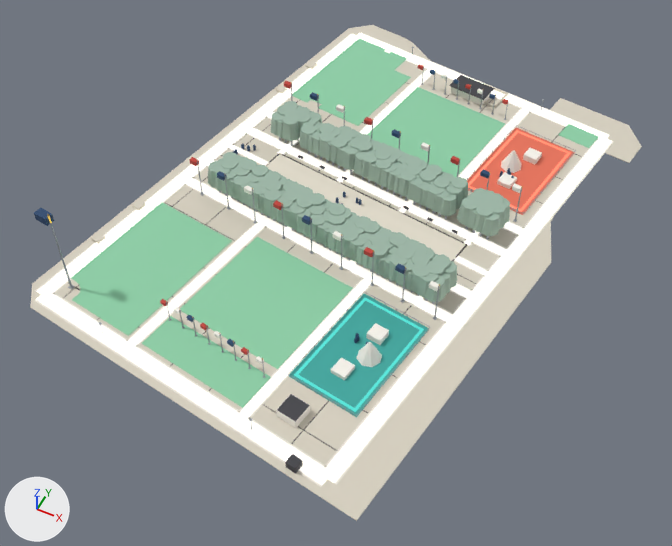
The glTF model artifacts/civic-center-plaza/optimize/mid.glb, before and after one commit.
Before and after are seen from a 50 mm camera at (89.0, -193.0, 208.0) aimed at (4.0, -23.0, -5.0). The axes (+X, +Y, +Z) are drawn at lower left. The lights are the same throughout. The first picture is the older version. Vertices at exactly the same position are counted once.

Names of what the first picture shows: 'flagpoles', 'gravel_court', 'grp_Toy_cream', 'grp_Toy_cream_Glow', 'grp_Toy_ink', 'grp_Toy_mint', 'grp_Toy_roofd', 'grp_Toy_steel', 'grp_Toy_stone', 'grp_Toy_white', 'kiosk_cafe', 'play_glow_playground_n', 'play_glow_playground_s', 'play_pad_playground_n', 'play_pad_playground_s', 'trees' and 2 more.
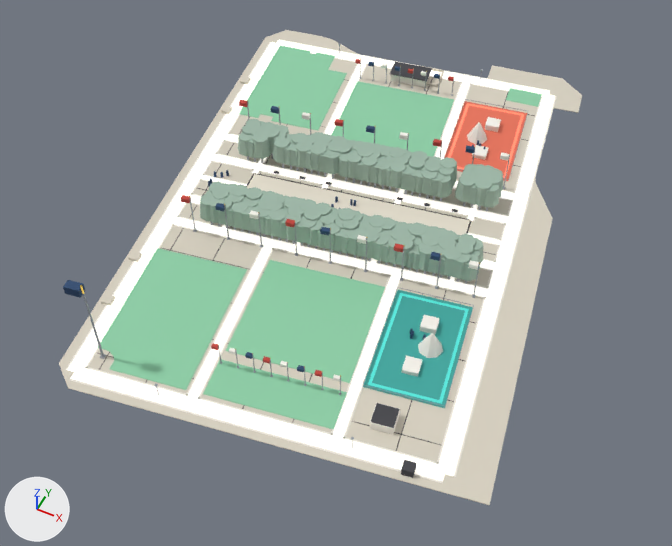
What differs and where, as boxes [x1, y1, x2, y2] in the pictures (672 x 546 px; the box of a moved part takes in the faces that stretch with it):
'grp_Toy_stone', reshaped (15% narrower)
    before: [30, 25, 642, 521]
    after: [59, 30, 582, 505]
'grp_Toy_mint', moved, turned
    before: [71, 39, 599, 408]
    after: [98, 45, 542, 429]
'grp_Toy_cream_Glow', turned
    before: [36, 33, 612, 485]
    after: [68, 40, 555, 481]
'trees', turned
    before: [208, 101, 510, 305]
    after: [200, 119, 503, 284]
'grp_Toy_cream', turned
    before: [35, 32, 613, 487]
    after: [65, 39, 557, 483]
'play_pad_playground_n', moved, turned
    before: [467, 128, 575, 215]
    after: [444, 101, 527, 181]
'flagpoles', moved, turned
    before: [34, 64, 522, 378]
    after: [63, 59, 510, 395]
'grp_Toy_roofd', moved, turned
    before: [285, 75, 494, 474]
    after: [274, 62, 458, 478]
'grp_Toy_ink', turned
    before: [63, 83, 582, 451]
    after: [98, 77, 534, 451]
'play_glow_playground_n', moved, turned
    before: [468, 130, 570, 212]
    after: [448, 103, 524, 178]
'grp_Toy_steel', turned
    before: [98, 46, 576, 430]
    after: [154, 43, 528, 448]
part 2 of me_gravel_court, moved or reshaped
    before: [266, 154, 466, 261]
    after: [247, 174, 470, 235]
part 9 of me_deck, moved or reshaped
    before: [30, 25, 642, 521]
    after: [59, 30, 582, 505]
part 10 of me_deck, moved or reshaped
    before: [276, 85, 287, 93]
    after: [240, 76, 251, 84]
part 11 of me_deck, moved or reshaped
    before: [305, 61, 317, 69]
    after: [221, 106, 232, 114]
part 12 of me_deck, moved or reshaped
    before: [91, 232, 105, 244]
    after: [128, 251, 142, 262]
part 13 of me_deck, moved or reshaped
    before: [132, 200, 146, 210]
    after: [101, 294, 115, 306]
part 14 of me_deck, added
    after: [419, 65, 444, 87]
part 15 of me_deck, deleted
    before: [484, 83, 508, 108]

The change, as a list of edits to the scene's bpy script:
```text
Change me_flagpoles:
    remove me_flagpoles.from_pydata(...)  # 1400 vertices, 2240 faces; spans x -66.2..46.7, y -70.1..70.5, z 0.3..30.5
    add me_flagpoles.from_pydata(...)  # 1400 vertices, 2240 faces; spans x -52.0..46.3, y -85.4..69.0, z 0.3..30.5
    me_flagpoles part 1: the whole mesh is turned 18.1 degrees about the z axis through its middle, then moved by (0.0, -3.9, 0.0)
Change me_gravel_court:
    remove me_gravel_court.from_pydata(...)  # 28 vertices, 52 faces; spans x -37.4..36.1, y -11.6..12.8, z 0.3..0.4
    add me_gravel_court.from_pydata(...)  # 30 vertices, 56 faces; spans x -38.0..35.6, y -12.7..11.8, z 0.3..0.4
    me_gravel_court part 2: the whole mesh is rebuilt
Change me_walk_32865611:
    remove me_walk_32865611.from_pydata(...)  # 528 vertices, 968 faces; spans x -70.0..64.0, y -92.0..90.0, z 0.0
    add me_walk_32865611.from_pydata(...)  # 528 vertices, 968 faces; spans x -70.0..63.0, y -94.0..87.0, z 0.0
    me_walk_32865611 part 3: the whole mesh is turned 18.1 degrees about the z axis through the mesh origin
Change me_walk_32865611_glow:
    remove me_walk_32865611_glow.from_pydata(...)  # 176 vertices, 264 faces; spans x -70.0..63.0, y -92.0..89.0, z 0.0
    add me_walk_32865611_glow.from_pydata(...)  # 176 vertices, 264 faces; spans x -70.0..62.0, y -93.0..87.0, z 0.0
    me_walk_32865611_glow part 4: the whole mesh is turned 18.1 degrees about the z axis through the mesh origin
Change me_gravel_kerb:
    remove me_gravel_kerb.from_pydata(...)  # 512 vertices, 944 faces; spans x -66.0..59.0, y -87.0..86.0, z 0.0
    add me_gravel_kerb.from_pydata(...)  # 512 vertices, 944 faces; spans x -65.0..60.0, y -90.0..83.0, z 0.0
    me_gravel_kerb part 5: the whole mesh is turned 18.1 degrees about the z axis through the mesh origin
Change me_lawn_n_centre:
    remove me_lawn_n_centre.from_pydata(...)  # 240 vertices, 456 faces; spans x -64.0..58.0, y -81.0..85.0, z 0.0
    add me_lawn_n_centre.from_pydata(...)  # 240 vertices, 456 faces; spans x -66.0..34.0, y -86.0..84.0, z 0.0
    me_lawn_n_centre part 6: the whole mesh is turned 18.1 degrees about the z axis through the mesh origin
Change me_benches:
    remove me_benches.from_pydata(...)  # 304 vertices, 504 faces; spans x -32.0..32.0, y -92.0..77.0, z 0.0..4.0
    add me_benches.from_pydata(...)  # 304 vertices, 504 faces; spans x -33.0..54.0, y -80.0..76.0, z 0.0..4.0
    me_benches part 7: the whole mesh is turned 18.1 degrees about the z axis through the mesh origin
Change me_lamps:
    remove me_lamps.from_pydata(...)  # 760 vertices, 1168 faces; spans x -46.0..54.0, y -86.0..83.0, z 0.0..5.0
    add me_lamps.from_pydata(...)  # 760 vertices, 1168 faces; spans x -49.0..53.0, y -88.0..81.0, z 0.0..5.0
    me_lamps part 8: the whole mesh is turned 18.1 degrees about the z axis through its middle
Change me_deck:
    remove me_deck.from_pydata(...)  # 464 vertices, 920 faces; spans x -73.0..73.0, y -96.0..96.0, z 0.0..1.0
    add me_deck.from_pydata(...)  # 477 vertices, 944 faces; spans x -73.0..73.0, y -96.0..96.0, z 0.0..1.0
    me_deck part 9: the loose piece of 292 vertices spanning x -73.0..73.0, y -96.0..96.0, z 0.0 is turned 18.1 degrees about the z axis through the mesh origin
    me_deck part 10: the loose piece of 8 vertices spanning x -53.0..-50.0, y 42.0..45.0, z 0.0..1.0 is moved by (-14.0, -1.0, 0.0)
    me_deck part 11: the loose piece of 8 vertices spanning x -51.0..-47.0, y 60.0..63.0, z 0.0..1.0 is moved by (-14.0, -37.0, 0.0)
    me_deck part 12: the loose piece of 8 vertices spanning x -68.0..-64.0, y -49.0..-45.0, z 0.0..1.0 is moved by (15.0, -1.0, 0.0)
    me_deck part 13: the loose piece of 8 vertices spanning x -65.0..-62.0, y -31.0..-28.0, z 0.0..1.0 is moved by (15.0, -37.0, 0.0)
    me_deck part 14: a new loose piece of 153 vertices spanning x -13.0..-2.0, y 69.0..80.0, z 0.0..1.0, in mat_toy_stone (pale yellow #d9d2c2)
    me_deck part 15: the loose piece of 140 vertices spanning x 12.0..23.0, y 69.0..80.0, z 0.0..1.0 is deleted
Change me_play_glow_playground_n:
    remove me_play_glow_playground_n.from_pydata(...)  # 24 vertices, 48 faces; spans x 26.5..52.2, y 22.7..60.4, z 0.4
    add me_play_glow_playground_n.from_pydata(...)  # 24 vertices, 48 faces; spans x 11.2..37.0, y 32.0..69.7, z 0.4
    me_play_glow_playground_n part 16: the whole mesh is turned 18.1 degrees about the z axis through its middle, then moved by (-15.3, 9.3, 0.0)
Change me_play_pad_playground_n:
    remove me_play_pad_playground_n.from_pydata(...)  # 30 vertices, 56 faces; spans x 25.3..53.5, y 21.5..61.6, z 0.3..0.4
    add me_play_pad_playground_n.from_pydata(...)  # 30 vertices, 56 faces; spans x 10.1..38.1, y 30.9..70.9, z 0.3..0.4
    me_play_pad_playground_n part 17: the whole mesh is turned 18.1 degrees about the z axis through its middle, then moved by (-15.3, 9.3, 0.0)
Change me_trees:
    remove me_trees.from_pydata(...)  # 5320 vertices, 9120 faces; spans x -47.0..45.5, y -28.2..28.8, z 0.3..11.7
    add me_trees.from_pydata(...)  # 5320 vertices, 9120 faces; spans x -47.5..45.0, y -29.4..27.7, z 0.3..11.7
    me_trees part 18: the whole mesh is turned 18.1 degrees about the z axis through its middle, then moved by (-0.5, -1.1, 0.0)
```
